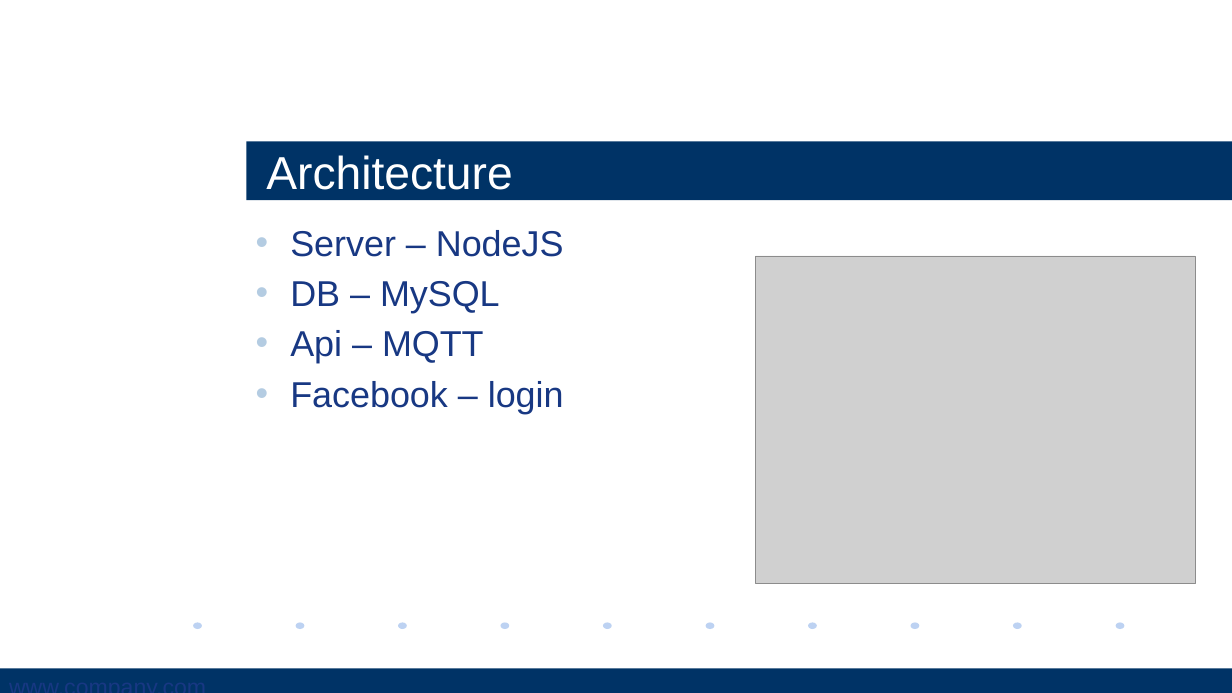
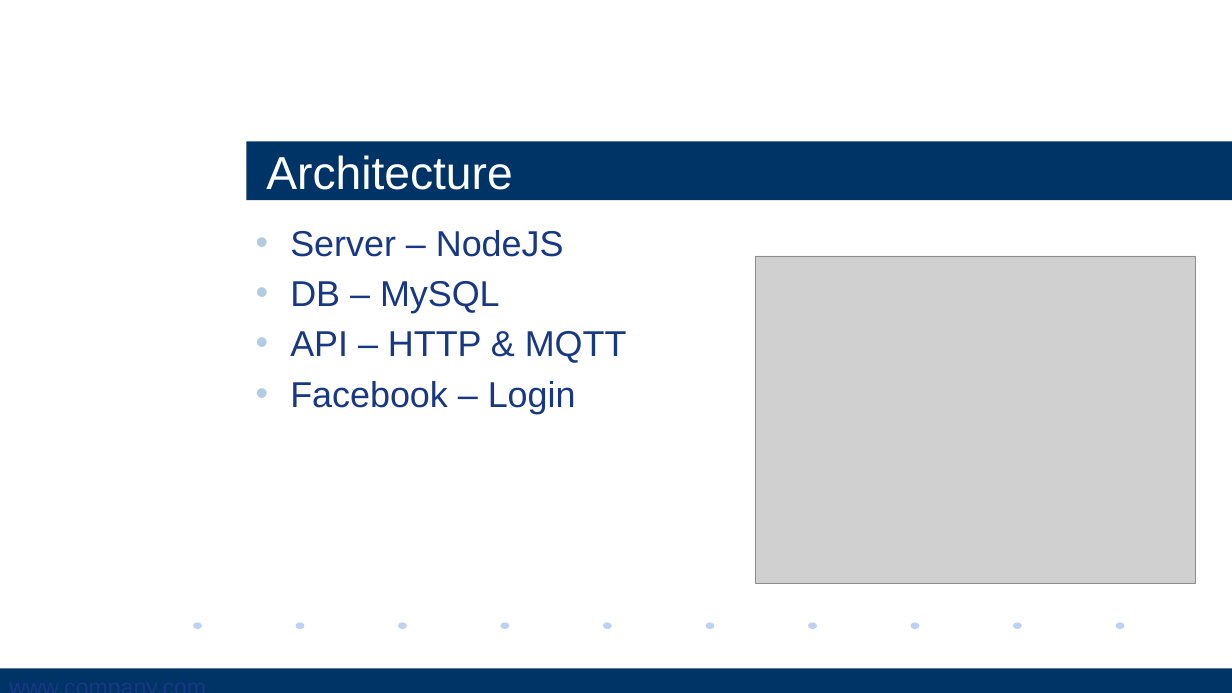
Before and after one commit to KemingChen/JuMeFood, a slide deck: slide 4 of document/JuMeFood.pptx. Drawn at 1232x693 pixels with LibreOffice and Linux fonts; fonts in the diff are those of the drawing; grey boxes stand for pictures; background and template pictures are left out. Boxes give left, top, right and bottom in pixels: in the first picture for what was removed or moved away, otherwise in the second. Text is boxed around its words. In the diff, an @@ line names an element or a change of style, - is before the commit and + after.

Commit message:
fix

```diff
--- a/document/JuMeFood.pptx
+++ b/document/JuMeFood.pptx
@@ text at (x1=290, y1=331, x2=627, y2=414): text changed @@
-• Api – MQTT
-• Facebook – login
+• API – HTTP & MQTT
+• Facebook – Login
```
